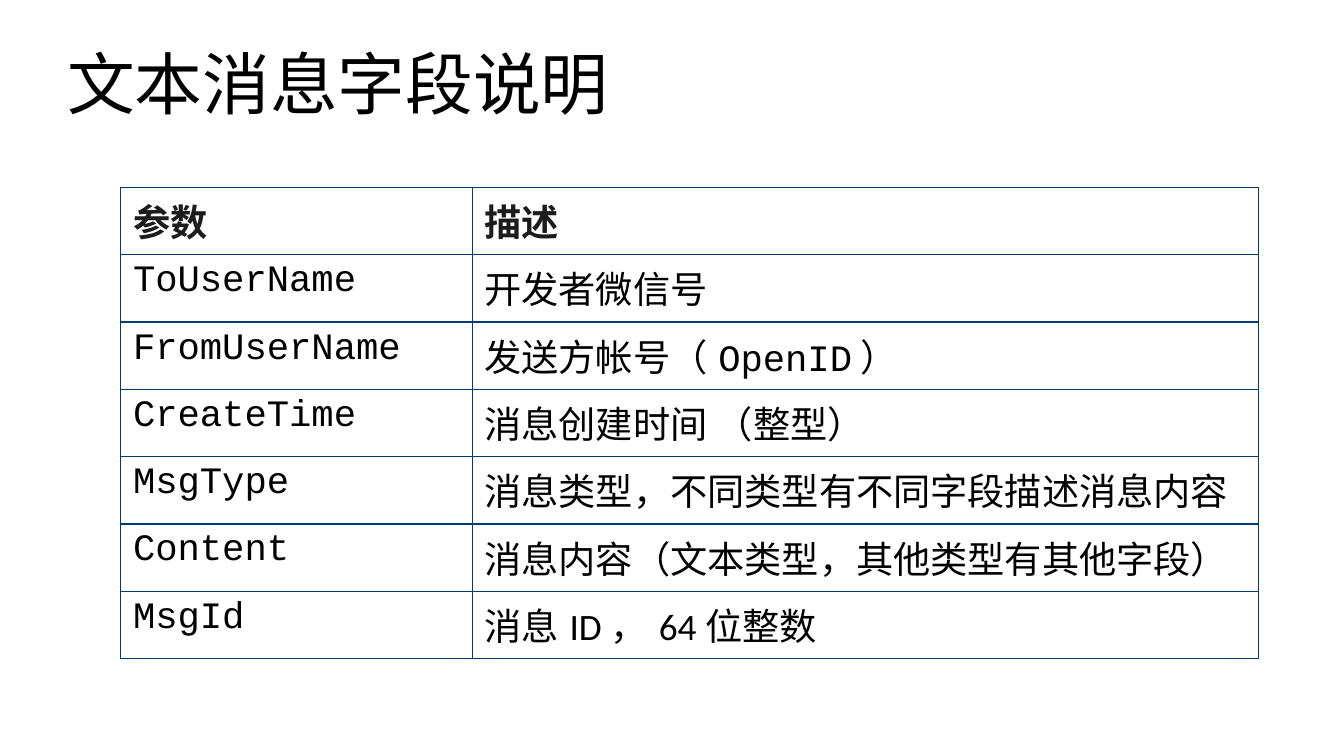
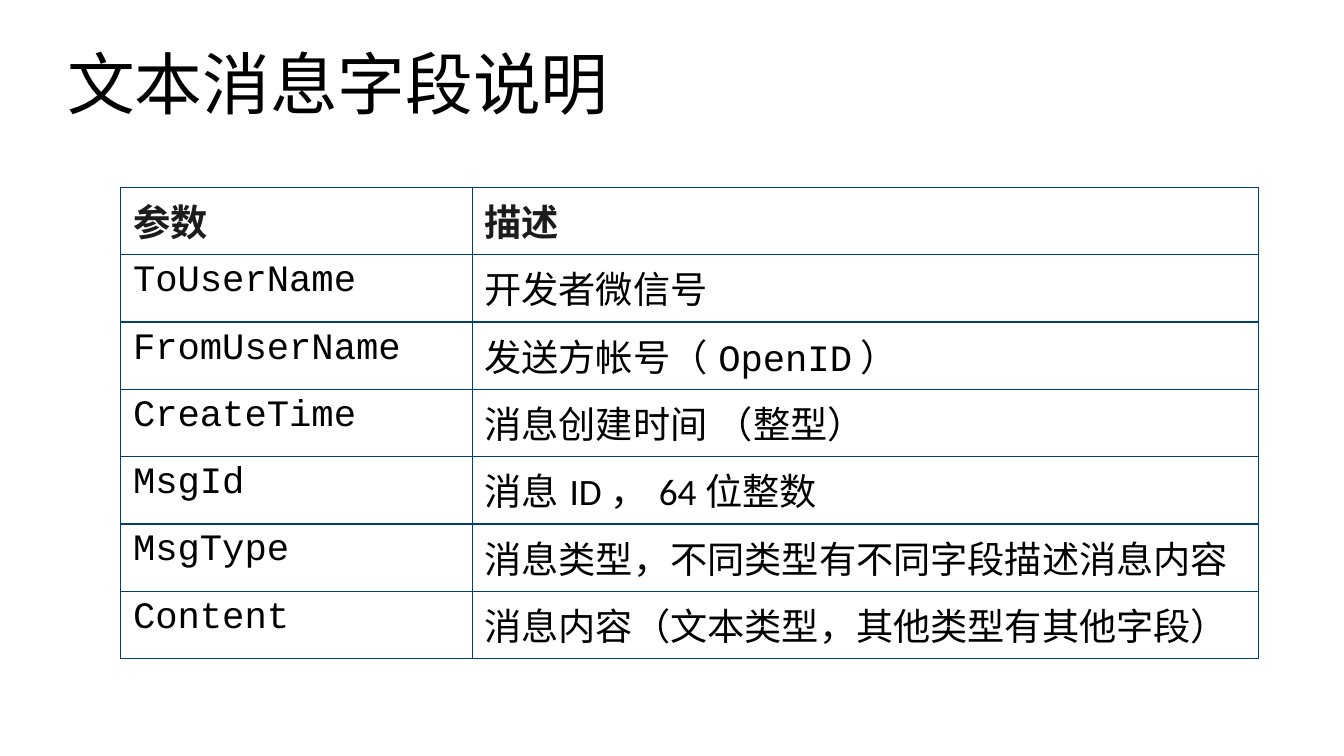
Before and after one commit to edu2act/course-wechat-and-miniprogram, a slide deck: slide 4 of ch02/简单消息处理.odp. Drawn at 1344x756 pixels with LibreOffice and Linux fonts; fonts in the diff are those of the drawing. Boxes give left, top, right and bottom in pixels: in the first picture for what was removed or moved away, otherwise in the second. Text is boxed around its words. In the diff, an @@ line names an element or a change of style, - is before the commit and + after.

```diff
--- a/ch02/简单消息处理.odp
+++ b/ch02/简单消息处理.odp
@@ table at box(121, 188, 1259, 659) @@
+row 5: MsgId | 消息ID，64位整数
-row 7: MsgId | 消息ID，64位整数
```
Also in this commit, not shown: 2 other slides changed, 5 other files.
